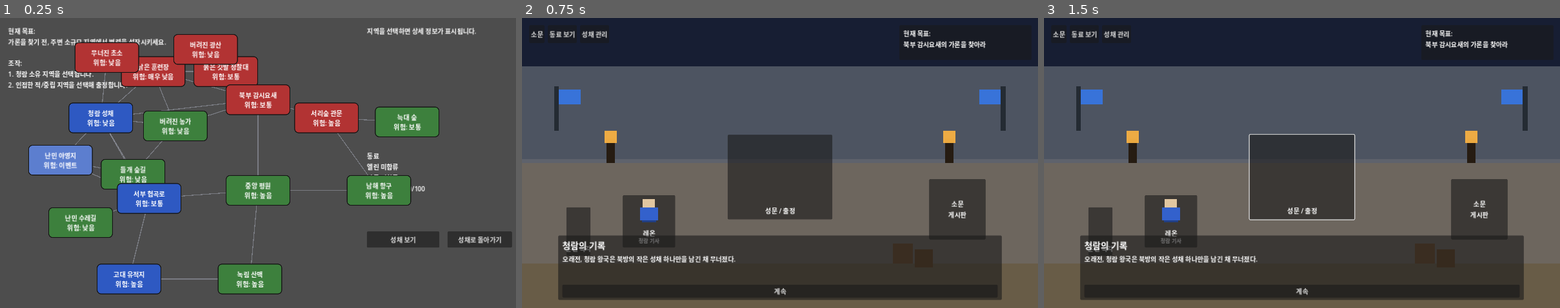
Above: before the commit, frames 1-3 (left to right).
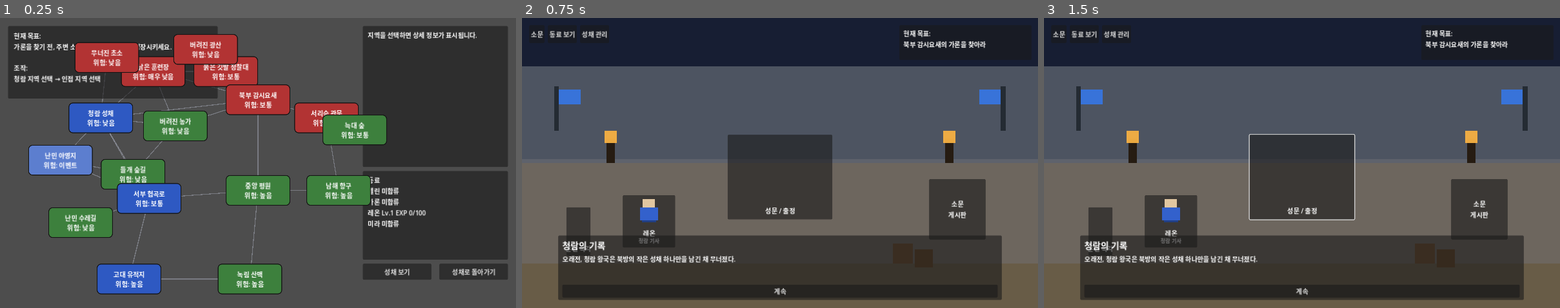
Above: after the commit, the same moments.

Repository: yogitobi31/season-of-warlords
Game: Godot game, scene res://scenes/WorldMap.tscn
The game is run twice, just before and just after one commit, with the same random seed, the same clock (stepped at 60 frames per second) and the same inputs. This scene is started directly instead of the project's main scene.
Inputs (mouse positions are in pixels of both pictures, inside the frame that each line leads up to):
- Up to frame 1 (0.25 s): no input
- Up to frame 2 (0.75 s): click "성채로 돌아가기" at 0.5 s
- Up to frame 3 (1.5 s): click (1302, 177) at 1.25 s

The runs differ from the first frame. In frame 1, 30% of the frame differs, in the area x 1-100%, y 2-91%; in frame 2, nothing differs; in frame 3, nothing differs.

Commit message:
Improve castle upgrade tooltips and world map panel layout

Diff:
--- a/scripts/CastleHub.gd
+++ b/scripts/CastleHub.gd
@@ -47,6 +47,7 @@
 var upgrade_barracks_button: Button
 var upgrade_training_button: Button
 var upgrade_lodging_button: Button
+var manage_tooltip_hint_label: Label
 var current_popup_mode: String = ""
 
 func _ready() -> void:
@@ -95,6 +96,13 @@
 	upgrade_lodging_button.custom_minimum_size = Vector2(0, 34)
 	upgrade_lodging_button.pressed.connect(_on_upgrade_lodging_pressed)
 	popup_actions_container.add_child(upgrade_lodging_button)
+
+	manage_tooltip_hint_label = Label.new()
+	manage_tooltip_hint_label.text = "강화 버튼에 마우스를 올리면 비용과 효과를 확인할 수 있습니다."
+	manage_tooltip_hint_label.autowrap_mode = TextServer.AUTOWRAP_WORD_SMART
+	manage_tooltip_hint_label.custom_minimum_size = Vector2(0, 28)
+	popup_actions_container.add_child(manage_tooltip_hint_label)
+	refresh_upgrade_tooltips()
 
 func create_character_sprite(character_name: String, character_title: String, body_color: Color) -> Control:
 	var root: Control = Control.new()
@@ -230,6 +238,9 @@
 	upgrade_barracks_button.visible = is_manage_mode
 	upgrade_training_button.visible = is_manage_mode
 	upgrade_lodging_button.visible = is_manage_mode
+	manage_tooltip_hint_label.visible = is_manage_mode
+	if is_manage_mode:
+		refresh_upgrade_tooltips()
 	info_popup_overlay.visible = true
 
 func _on_close_info_popup_pressed() -> void:
@@ -290,6 +301,82 @@
 		lines.append("- 낡은 훈련장 정리 시 창병 해금")
 	return "\n".join(lines)
 
+func refresh_upgrade_tooltips() -> void:
+	upgrade_barracks_button.tooltip_text = build_upgrade_tooltip("barracks")
+	upgrade_training_button.tooltip_text = build_upgrade_tooltip("training_ground")
+	upgrade_lodging_button.tooltip_text = build_upgrade_tooltip("lodging")
+
+func build_upgrade_tooltip(upgrade_key: String) -> String:
+	var cost: Dictionary = GameState.get_upgrade_cost(upgrade_key)
+	var need_gold: int = int(cost.get("gold", 0))
+	var need_materials: int = int(cost.get("materials", 0))
+	var enough_resources: bool = GameState.gold >= need_gold and GameState.materials >= need_materials
+	var lines: Array[String] = []
+	lines.append(get_upgrade_display_name(upgrade_key))
+	lines.append("비용: 금화 %d / 자재 %d" % [need_gold, need_materials])
+	lines.append("현재 레벨: Lv.%d" % get_upgrade_level(upgrade_key))
+	lines.append("효과: %s" % get_upgrade_effect_text(upgrade_key))
+	lines.append("현재 보너스: %s" % get_upgrade_current_bonus_text(upgrade_key))
+	lines.append("강화 후 보너스: %s" % get_upgrade_next_bonus_text(upgrade_key))
+	lines.append("보유 자원: 금화 %d / 자재 %d" % [GameState.gold, GameState.materials])
+	lines.append("자원 충분" if enough_resources else "자원 부족")
+	return "\n".join(lines)
+
+func get_upgrade_display_name(upgrade_key: String) -> String:
+	match upgrade_key:
+		"barracks":
+			return "병영 강화"
+		"training_ground":
+			return "훈련장 강화"
+		"lodging":
+			return "숙소 강화"
+		_:
+			return "시설 강화"
+
+func get_upgrade_effect_text(upgrade_key: String) -> String:
+	match upgrade_key:
+		"barracks":
+			return "일반 병사의 최대 HP 증가"
+		"training_ground":
+			return "일반 병사의 공격력 증가"
+		"lodging":
+			return "부대 사기 보너스 증가"
+		_:
+			return "전력 보너스"
+
+func get_upgrade_current_bonus_text(upgrade_key: String) -> String:
+	match upgrade_key:
+		"barracks":
+			return "+%.1f" % GameState.get_soldier_hp_bonus()
+		"training_ground":
+			return "+%.1f" % GameState.get_soldier_attack_bonus()
+		"lodging":
+			return "+%.1f" % GameState.get_army_morale_bonus()
+		_:
+			return "+0.0"
+
+func get_upgrade_next_bonus_text(upgrade_key: String) -> String:
+	match upgrade_key:
+		"barracks":
+			return "+%.1f" % (float(GameState.barracks_level) * 18.0)
+		"training_ground":
+			return "+%.1f" % (float(GameState.training_ground_level + 1) * 1.6)
+		"lodging":
+			return "+%.1f" % (float(GameState.lodging_level + 1) * 0.8)
+		_:
+			return "+0.0"
+
+func get_upgrade_level(upgrade_key: String) -> int:
+	match upgrade_key:
+		"barracks":
+			return GameState.barracks_level
+		"training_ground":
+			return GameState.training_ground_level
+		"lodging":
+			return GameState.lodging_level
+		_:
+			return 0
+
 func _on_upgrade_barracks_pressed() -> void:
 	_try_upgrade("barracks")
 
@@ -305,6 +392,7 @@
 		show_popup("성채 관리 - 강화 성공", build_manage_text(), "manage")
 	else:
 		show_popup("성채 관리 - 자원 부족", build_manage_text(), "manage")
+	refresh_upgrade_tooltips()
 
 func build_castle_people_text() -> String:
 	var lines: Array[String] = ["성채 인물"]
--- a/scripts/RegionData.gd
+++ b/scripts/RegionData.gd
@@ -14,10 +14,10 @@
 		"r3": {"name": "서리숲 관문", "owner": 1, "pos": Vector2(730, 210), "adjacent": ["r2", "r6", "s3"], "danger": "높음", "recom …(194 unchanged characters)…
 		"r4": {"name": "서부 협곡로", "owner": 0, "pos": Vector2(290, 410), "adjacent": ["r1", "t4", "t5", "r5", "r7", "s2"], "dan …(199 unchanged characters)…
 		"r5": {"name": "중앙 평원", "owner": 2, "pos": Vector2(560, 390), "adjacent": ["r2", "r4", "r6", "r8"], "danger": "높음", " …(207 unchanged characters)…
-		"r6": {"name": "남해 항구", "owner": 2, "pos": Vector2(860, 390), "adjacent": ["r3", "r5"], "dan …(208 unchanged characters)…
+		"r6": {"name": "남해 항구", "owner": 2, "pos": Vector2(760, 390), "adjacent": ["r3", "r5"], "dan …(208 unchanged characters)…
 		"r7": {"name": "고대 유적지", "owner": 0, "pos": Vector2(240, 610), "adjacent": ["r4", "r8"], "danger": "높음", "recommended …(247 unchanged characters)…
 		"r8": {"name": "녹림 산맥", "owner": 2, "pos": Vector2(540, 610), "adjacent": ["r5", "r7"], "danger": "높음", "recommended" …(207 unchanged characters)…
 		"s1": {"name": "버려진 광산", "owner": 1, "pos": Vector2(430, 40), "adjacent": ["r2"], "danger": "낮음", "recommended": "기본 병력", "encounter_type": "bandit", "expected_enemy_classes": ["infantry"], "reward": {"gold": 30, "supplies": 12, "materials": 55, "renown": 2, "companion_exp": 20}},
 		"s2": {"name": "난민 수레길", "owner": 2, "pos": Vector2(120, 470), "adjacent": ["r4"], "danger": "낮음", "recommended": "숙소 Lv.1", "encounter_type": "quest", "expected_enemy_classes": ["infantry"], "reward": {"gold": 35, "supplies": 16, "materials": 12, "renown": 18, "companion_exp": 22}},
-		"s3": {"name": "늑대 숲", "owner": 2, "pos": Vector2(930, 220), "adjacent": ["r3"], "danger": "보통", "recommended": "훈련장 Lv.1", "encounter_type": "beast", "expected_enemy_classes": ["cavalry", "infantry"], "reward": {"gold": 85, "supplies": 20, "materials": 16, "renown": 6, "companion_exp": 34}}
+		"s3": {"name": "늑대 숲", "owner": 2, "pos": Vector2(800, 240), "adjacent": ["r3"], "danger": "보통", "recommended": "훈련장 Lv.1", "encounter_type": "beast", "expected_enemy_classes": ["cavalry", "infantry"], "reward": {"gold": 85, "supplies": 20, "materials": 16, "renown": 6, "companion_exp": 34}}
 	}
--- a/scripts/WorldMap.gd
+++ b/scripts/WorldMap.gd
@@ -31,52 +31,68 @@
 	refresh_story_event_panel()
 
 func create_ui() -> void:
+	var objective_panel: Panel = Panel.new()
+	objective_panel.position = Vector2(20, 20)
+	objective_panel.size = Vector2(520, 180)
+	add_child(objective_panel)
+
 	info_label = Label.new()
-	info_label.position = Vector2(20, 20)
-	info_label.size = Vector2(860, 170)
+	info_label.position = Vector2(14, 12)
+	info_label.size = Vector2(492, 156)
 	info_label.autowrap_mode = TextServer.AUTOWRAP_WORD_SMART
 	info_label.text = "출정 지도 준비 중..."
-	add_child(info_label)
+	objective_panel.add_child(info_label)
+
+	var region_panel: Panel = Panel.new()
+	region_panel.position = Vector2(900, 20)
+	region_panel.size = Vector2(360, 350)
+	add_child(region_panel)
 
 	region_detail_label = Label.new()
-	region_detail_label.position = Vector2(910, 20)
-	region_detail_label.size = Vector2(360, 300)
+	region_detail_label.position = Vector2(12, 10)
+	region_detail_label.size = Vector2(336, 328)
 	region_detail_label.autowrap_mode = TextServer.AUTOWRAP_WORD_SMART
 	region_detail_label.text = "지역을 선택하면 상세 정보가 표시됩니다."
-	add_child(region_detail_label)
+	region_panel.add_child(region_detail_label)
+
+	var status_panel: Panel = Panel.new()
+	status_panel.position = Vector2(900, 380)
+	status_panel.size = Vector2(360, 220)
+	add_child(status_panel)
 
 	companions_label = Label.new()
-	companions_label.position = Vector2(910, 330)
-	companions_label.size = Vector2(360, 190)
+	companions_label.position = Vector2(12, 10)
+	companions_label.size = Vector2(336, 198)
+	companions_label.autowrap_mode = TextServer.AUTOWRAP_WORD_SMART
 	companions_label.text = "동료 정보를 불러오는 중..."
-	add_child(companions_label)
+	status_panel.add_child(companions_label)
 
 	fortress_button = Button.new()
 	fortress_button.text = "성채 보기"
-	fortress_button.position = Vector2(910, 530)
-	fortress_button.size = Vector2(180, 40)
+	fortress_button.position = Vector2(900, 610)
+	fortress_button.size = Vector2(170, 40)
 	fortress_button.pressed.connect(_on_fortress_button_pressed)
 	add_child(fortress_button)
 
 	return_button = Button.new()
 	return_button.text = "성채로 돌아가기"
-	return_button.position = Vector2(1110, 530)
-	return_button.size = Vector2(160, 40)
+	return_button.position = Vector2(1090, 610)
+	return_button.size = Vector2(170, 40)
 	return_button.pressed.connect(_on_return_button_pressed)
 	add_child(return_button)
 
 	fortress_panel = Panel.new()
-	fortress_panel.position = Vector2(910, 580)
-	fortress_panel.size = Vector2(360, 130)
+	fortress_panel.position = Vector2(900, 660)
+	fortress_panel.size = Vector2(360, 56)
 	fortress_panel.visible = false
 	add_child(fortress_panel)
 
 	fortress_label = Label.new()
-	fortress_label.position = Vector2(12, 12)
-	fortress_label.size = Vector2(336, 276)
+	fortress_label.position = Vector2(10, 8)
+	fortress_label.size = Vector2(340, 40)
+	fortress_label.autowrap_mode = TextServer.AUTOWRAP_WORD_SMART
 	fortress_panel.add_child(fortress_label)
 
-	# StoryEvent UI는 지역 버튼들보다 항상 위에 떠야 하므로 overlay/panel에 높은 z_index를 줍니다.
 	event_overlay = ColorRect.new()
 	event_overlay.position = Vector2(0, 0)
 	event_overlay.size = Vector2(1280, 720)
@@ -132,6 +148,7 @@
 		var region_name: String = GameState.get_region_name(region_id)
 		var is_rumor_target: bool = (GameState.active_rumor_id == "rumor_garon" and region_id == "r2")
 		is_rumor_target = is_rumor_target or (GameState.active_rumor_id == "rumor_elin" and region_id == "r3")
+		is_rumor_target = is_rumor_target or (GameState.active_rumor_id == "rumor_mira" and region_id == "r7")
 		if is_rumor_target:
 			node.region_name = region_name
 		else:
@@ -172,19 +189,23 @@
 	fortress_label.text = "\n".join(lines)
 
 func show_default_message() -> void:
-	var result_text: String = ""
+	var lines: Array[String] = []
 	if GameState.last_battle_message != "":
-		result_text = "직전 전투 결과:\n%s\n\n" % GameState.last_battle_message
-	var rumor_lines: Array[String] = []
+		lines.append("직전 전투:")
+		lines.append(GameState.last_battle_message)
+		lines.append("")
 	if GameState.active_rumor_id != "":
 		var active_rumor: Dictionary = GameState.get_active_rumor()
 		if not active_rumor.is_empty():
-			rumor_lines.append("현재 추적 중인 소문: %s" % str(active_rumor.get("title", "")))
-			var target_region_id: String = str(active_rumor.get("target_region_id", ""))
-			rumor_lines.append("목표: %s" % GameState.get_region_name(target_region_id))
-			rumor_lines.append("")
-	var base_text: String = "현재 목표:\n가론을 찾기 전, 주변 소규모 지역에서 병력을 성장시키세요.\n\n조작:\n1. 청람 소유 지역을 선택합니다.\n2. 인접한 적/중립 지역을 선택해 출정합니다."
-	info_label.text = result_text + "\n".join(rumor_lines) + base_text
+			lines.append("현재 소문:")
+			lines.append(str(active_rumor.get("title", "")))
+			lines.append("")
+	lines.append("현재 목표:")
+	lines.append(_get_current_goal_text())
+	lines.append("")
+	lines.append("조작:")
+	lines.append("청람 지역 선택 → 인접 지역 선택")
+	info_label.text = "\n".join(lines)
 
 func refresh_story_event_panel() -> void:
 	for child in event_choices_container.get_children():
@@ -344,6 +365,15 @@
 	return GameState.get_region_owner(region_id) != GameState.PLAYER_FACTION
 
 
+
+func _get_current_goal_text() -> String:
+	if not GameState.has_companion_joined("garon"):
+		return "가론을 찾기 전, 주변 소규모 지역에서 병력을 성장시키세요."
+	if not GameState.has_companion_joined("elin"):
+		return "서리숲 관문의 숲의 사수를 찾아 전력을 보강하세요."
+	if not GameState.has_companion_joined("mira"):
+		return "고대 유적지의 견습 마법사를 찾아 마법 전력을 확보하세요."
+	return "성채를 정비하고 다음 원정을 준비하세요."
 
 func _format_reward_preview(region_data: Dictionary) -> String:
 	var reward_data: Dictionary = region_data.get("reward", {})
